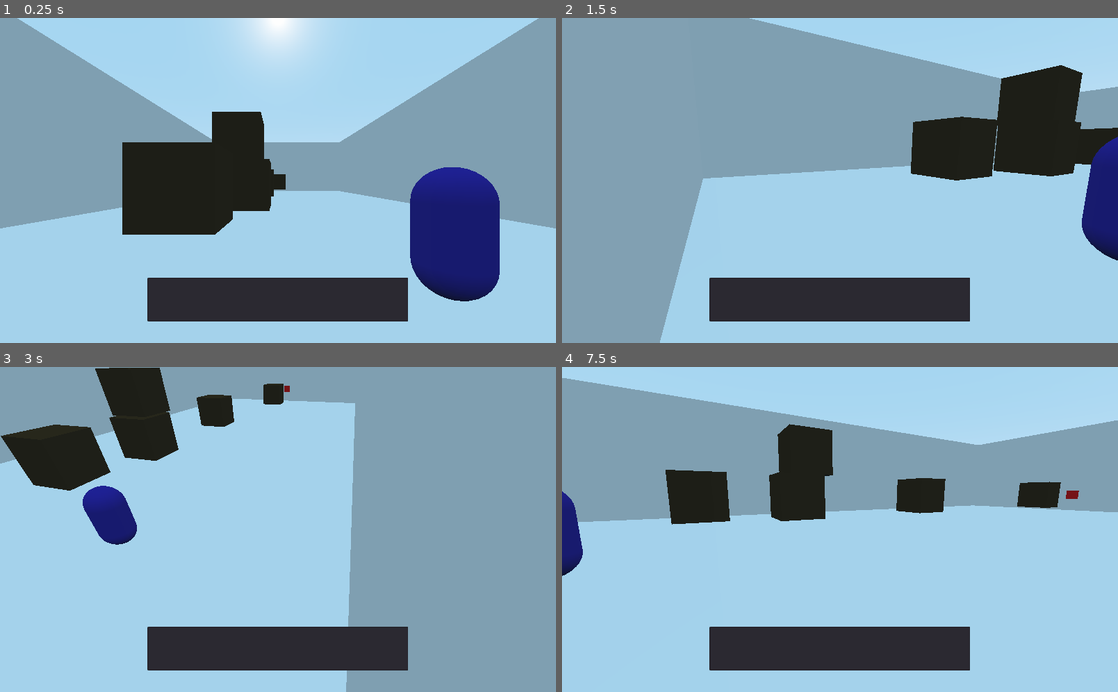
Above: before the commit, frames 1-4 (two rows, left to right).
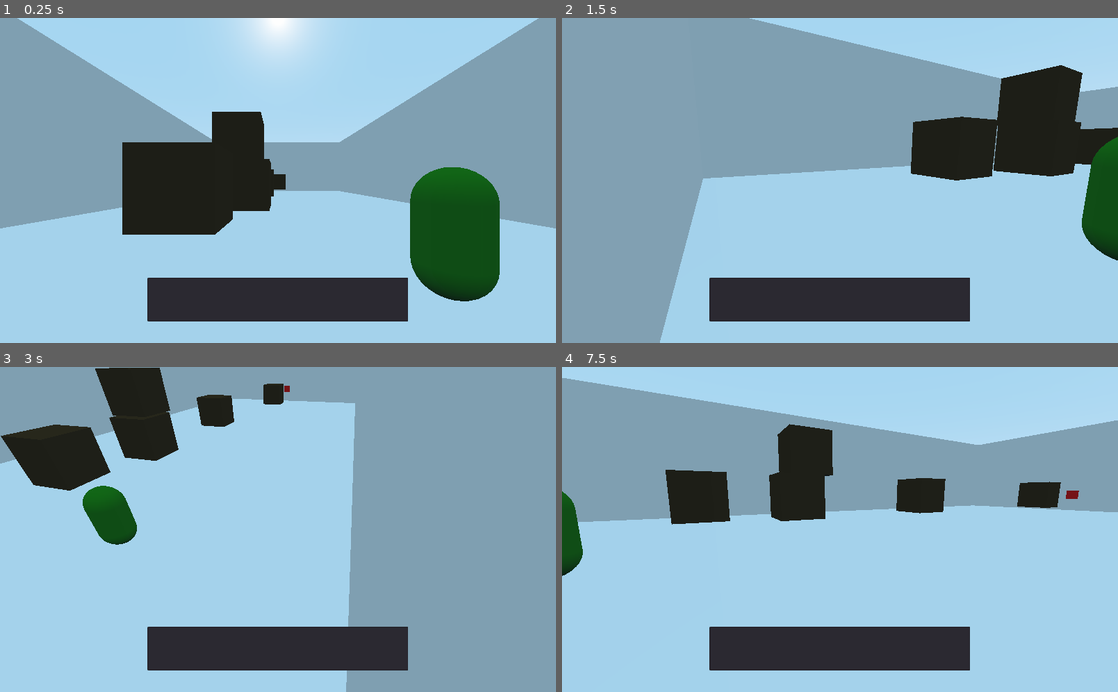
Above: after the commit, the same moments.

Repository: Loteque-Industries/SlowJam-2-2022
Game: Godot game, scene res://World.tscn
Two runs of this game, one before a commit and one after it. Both use one fixed random seed, a clock stepped at 60 frames per second and the inputs below.
Inputs (mouse positions are in pixels of both pictures, inside the frame that each line leads up to):
- Up to frame 1 (0.25 s): no input
- Up to frame 2 (1.5 s): tap Enter at 0.5 s; move the mouse to (962, 164) at 0.52 s; hold D (right) 0.53-1.28 s; tap E (interact) at 0.6, 1.35 s; click (962, 164) at 0.67 s; tap Space (jump) at 0.77 s; move the mouse to (728, 196) at 1.27 s; hold S (back) from 1.28 s (still down)
- Up to frame 3 (3 s): tap Space (jump) at 1.52, 2.75 s; move the mouse to (333, 458) at 2.02 s; release S (back) at 2.03 s; hold D (right) 2.03-2.78 s; tap Backspace at 2.1 s; tap E (interact) at 2.3, 2.85 s; move the mouse to (250, 594) at 2.77 s; hold W (forward) from 2.78 s (still down); click (250, 594) at 2.92 s
- Up to frame 4 (7.5 s): tap Space (jump) at 3.02, 3.77, 4.52, 6.02, 6.77 s; move the mouse to (1006, 578) at 3.52 s; release W (forward) at 3.53 s; hold A (left) 3.53-5.03 s; tap E (interact) at 3.6, 4.55, 5.1, 5.85, 6.8, 7.35 s; move the mouse to (673, 480) at 4.27 s; tap Backspace at 4.35, 6.6 s; move the mouse to (867, 529) at 5.02 s; hold S (back) 5.03-5.78 s; click (867, 529) at 5.17 s; move the mouse to (756, 448) at 5.77 s; hold D (right) 5.78-6.53 s; move the mouse to (962, 513) at 6.52 s; hold W (forward) 6.53-7.28 s; tap Enter at 7.25 s; move the mouse to (728, 545) at 7.27 s; hold D (right) from 7.28 s (still down); click (728, 545) at 7.42 s

The runs differ from the first frame. In frame 1, 5.8% of the frame differs, in the area x 73-90%, y 45-87%; in frame 2, 1.8%; in frame 3, 1.2%; in frame 4, 0.7%.
Error before the commit: Invalid get index 'swapi' (on base: 'Nil'). (res://http_request_demo.gd:18)
Error after the commit: Invalid get index 'api_key' (on base: 'null instance'). (res://http_request_demo.gd:26)

Commit message:
add more modularity to UI, add support in API_Connector for loading per connection resouce files (.tres files).

Diff:
--- a/World.tscn
+++ b/World.tscn
@@ -172,7 +172,11 @@
 margin_right = 240.0
 margin_bottom = -40.0
 
-[node name="LineEdit" type="LineEdit" parent="UIPlayerInput"]
+[node name="TextBox" type="Control" parent="UIPlayerInput"]
+anchor_right = 1.0
+anchor_bottom = 1.0
+
+[node name="LineEdit" type="LineEdit" parent="UIPlayerInput/TextBox"]
 anchor_right = 1.0
 anchor_bottom = 1.0
 
--- a/data/actor/door_guard.tres
+++ b/data/actor/guard.tres
@@ -3,7 +3,7 @@
 [ext_resource path="res://resource_script/actor_data.gd" type="Script" id=1]
 
 [sub_resource type="SpatialMaterial" id=1]
-albedo_color = Color( 0.180392, 0.129412, 0.623529, 1 )
+albedo_color = Color( 0.0784314, 0.486275, 0.0196078, 1 )
 
 [resource]
 script = ExtResource( 1 )
--- a/data/actor/ramp_guard.tres
+++ b/data/actor/player.tres
@@ -1,9 +1,6 @@
-[gd_resource type="Resource" load_steps=3 format=2]
+[gd_resource type="Resource" load_steps=2 format=2]
 
 [ext_resource path="res://resource_script/actor_data.gd" type="Script" id=1]
-
-[sub_resource type="SpatialMaterial" id=1]
-albedo_color = Color( 0.188235, 0.623529, 0.129412, 1 )
 
 [resource]
 script = ExtResource( 1 )
@@ -24,4 +21,3 @@
 run_to_target = 0
 follow_target = 0
 seek_random = 0
-material = SubResource( 1 )
--- a/http_request_demo.gd
+++ b/http_request_demo.gd
@@ -1,7 +1,8 @@
 extends API_Connector
 
-onready var api_key: String = get_api_key(CONFIG_FILE, "swapi")
-onready var api_url: String = get_api_url(CONFIG_FILE, "swapi")
+onready var connection_param = "res://data/connection/swapi.tres"
+onready var api_key: String = get_api_key(connection_param, "swapi", "tres")
+onready var api_url: String = get_api_url(connection_param, "swapi", "tres")
 onready var endpoint: String
 
 func _ready() -> void:
--- a/methods/actor/actor.gd
+++ b/methods/actor/actor.gd
@@ -19,7 +19,7 @@
 			camera.rotate_x(deg2rad(-x_delta))
 			camera_x_rotation += x_delta
 
-#Hack to fix a bug with move_and_slide in godot.
+#Hack to fix a bug with move_and_slide in godot 3.
 #discussion/demo: https://www.reddit.com/r/godot/comments/hc4lur/how_to_move_and_stop_correctly_on_slopes_using
 func slope(slides : int, velocity: Vector3):
 	for i in slides:
--- a/methods/actor/interaction.gd
+++ b/methods/actor/interaction.gd
@@ -1,4 +1,5 @@
 extends RayCast
+class_name Interaction
 
 var current_collider
 
--- a/methods/connection/api_connector.gd
+++ b/methods/connection/api_connector.gd
@@ -6,16 +6,28 @@
 func _ready() -> void:
 	pass
 
-func api_connect(api_url: String, endpoint: String, api_key: String = ""):
+func api_connect(api_url: String, endpoint: String, api_key: String = "false"):
 	return request(api_url + endpoint)
 	#return result
 
-func get_api_url(json: String, api_name: String):
-	var url: String = load_json_file(json)[api_name]["url"]
+func get_api_url(file_path: String, api_name: String, file_type: String = "tres"):
+	var url: String
+	if file_type == "tres":
+		url = load(file_path).api_url
+
+	elif file_type == "json":
+		url = load_json_file(file_path)[api_name]["url"]
+
 	return url
 
-func get_api_key(json: String, api_name: String):
-	var key: String = load_json_file(json)[api_name]["key"]
+func get_api_key(file_path: String, api_name: String, file_type: String = "tres"):
+	var key: String
+	if file_type == "tres":
+		key = load(file_path).api_key
+
+	elif file_type == "json":
+		key = load_json_file(file_path)[api_name]["key"]
+
 	return key
 
 func load_json_file(file_path: String):
--- a/project.godot
+++ b/project.godot
@@ -19,21 +19,33 @@
 "language": "GDScript",
 "path": "res://methods/actor/actor.gd"
 }, {
+"base": "Resource",
+"class": "Actor_Data",
+"language": "GDScript",
+"path": "res://resource_script/actor_data.gd"
+}, {
+"base": "Resource",
+"class": "Connection_Data",
+"language": "GDScript",
+"path": "res://resource_script/connection_data.gd"
+}, {
 "base": "Node",
 "class": "Interactable",
 "language": "GDScript",
 "path": "res://methods/interactable.gd"
 }, {
-"base": "Resource",
-"class": "Npc_Data",
+"base": "RayCast",
+"class": "Interaction",
 "language": "GDScript",
-"path": "res://resource_script/actor_data.gd"
+"path": "res://methods/actor/interaction.gd"
 } ]
 _global_script_class_icons={
 "API_Connector": "",
 "Actor": "",
+"Actor_Data": "",
+"Connection_Data": "",
 "Interactable": "",
-"Npc_Data": ""
+"Interaction": ""
 }
 
 [application]
--- a/resource_script/actor_data.gd
+++ b/resource_script/actor_data.gd
@@ -1,7 +1,7 @@
 tool
 extends Resource
 
-class_name Npc_Data
+class_name Actor_Data
 
 # action without direct effect on puzzle state
 export(int) var angry_action
--- /dev/null
+++ b/resource_script/connection_data.gd
@@ -0,0 +1,8 @@
+tool
+extends Resource
+
+class_name Connection_Data
+
+# connection parameters
+export(String) var api_url
+export(String) var api_key
--- a/script/npc.gd
+++ b/script/npc.gd
@@ -1,6 +1,6 @@
 extends KinematicBody
 
-onready var door_guard_data = load("res://data/actor/door_guard.tres")
+onready var door_guard_data = load("res://data/actor/guard.tres")
 onready var current_mesh = get_child(2)
 
 func _ready() -> void:
Not shown, changed: .gitignore
